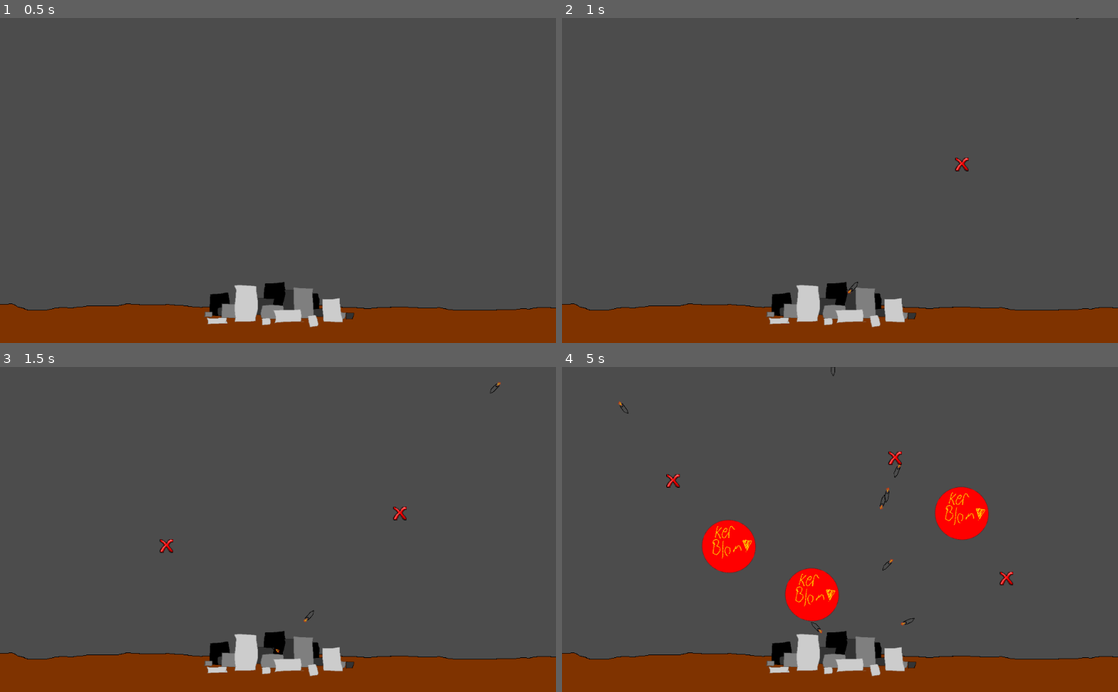
Above: before the commit, frames 1-4 (two rows, left to right).
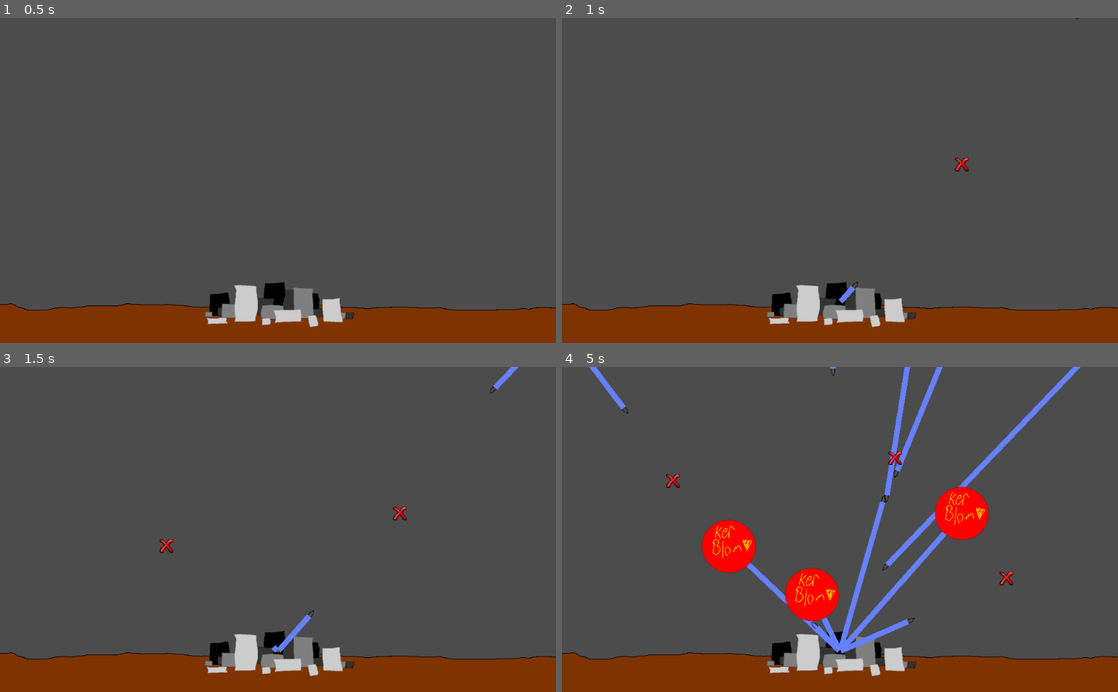
Above: after the commit, the same moments.

Repository: aJns/godot_missile_defence
Game: Godot game, scene res://MissileDefense.tscn
Same seed, same stepped clock (60 frames per second), same inputs: the game is played once before the commit and once after it.
Inputs (mouse positions are in pixels of both pictures, inside the frame that each line leads up to):
- Up to frame 1 (0.5 s): no input
- Up to frame 2 (1 s): tap Enter at 0.5 s; move the mouse to (962, 164) at 0.52 s; click (962, 164) at 0.6 s
- Up to frame 3 (1.5 s): tap Space at 1.25 s; move the mouse to (166, 545) at 1.27 s; click (166, 545) at 1.35 s
- Up to frame 4 (5 s): move the mouse to (895, 458) at 2.02 s; click (895, 458) at 2.1 s; move the mouse to (812, 594) at 2.77 s; click (812, 594) at 2.85 s; move the mouse to (1006, 578) at 3.52 s; click (1006, 578) at 3.6 s; move the mouse to (673, 480) at 4.27 s; click (673, 480) at 4.35 s

Frame 1 is identical in both runs. In frame 2, less than 0.1% of the frame differs, in the area x 49-53%, y 82-88%; in frame 3, 0.3%; in frame 4, 3.3%, in the area x 4-94%, y 0-89%.

Commit message:
Add preliminary chemtrails

Diff:
--- /dev/null
+++ b/Chemtrail.gd
@@ -0,0 +1,34 @@
+extends Line2D
+
+# Declare member variables here. Examples:
+# var a = 2
+# var b = "text"
+var should_fade = false
+var fade_timer = 10
+var current_end_pos: Vector2
+
+# Called when the node enters the scene tree for the first time.
+func _ready():
+	pass # Replace with function body.
+
+# Called every frame. 'delta' is the elapsed time since the previous frame.
+func _process(delta):
+	if should_fade:
+		fade_timer -= delta
+
+		if fade_timer < 0:
+			self.queue_free()
+
+
+func fade_away():
+	should_fade = true
+
+
+func set_start_pos(start_pos: Vector2):
+	current_end_pos = start_pos
+
+
+func update_end_pos(end_pos: Vector2):
+	if current_end_pos.distance_to(end_pos) > 1:
+		add_point(end_pos)
+		current_end_pos = end_pos
--- /dev/null
+++ b/Chemtrail.tscn
@@ -0,0 +1,7 @@
+[gd_scene load_steps=2 format=2]
+
+[ext_resource path="res://Chemtrail.gd" type="Script" id=1]
+
+[node name="Chemtrail" type="Line2D"]
+texture_mode = 3080292
+script = ExtResource( 1 )
--- a/DefenseMissileLauncher.gd
+++ b/DefenseMissileLauncher.gd
@@ -19,6 +19,6 @@
 
 		msl.position = self.position
 		var flight_dir = msl.position.direction_to(target)
-		msl.init(flight_dir, 100, target, true)
 		get_node("/root").add_child(msl) # For some reason if add as child to missile_defense to missile is invisible
 		# TODO: find out why ^^
+		msl.init(flight_dir, 100, target, true)
--- a/MissileSpawner.gd
+++ b/MissileSpawner.gd
@@ -59,5 +59,5 @@
 	var flight_dir = node.position.direction_to(target)
 
 	var speed = rng.randf_range(AVG_MISSILE_SPEED-MSL_SPEED_VAR, AVG_MISSILE_SPEED+MSL_SPEED_VAR)
+	add_child(node)
 	node.init(flight_dir, speed, Vector2(9999, 9999), false)
-	add_child(node)
--- a/Projectile.gd
+++ b/Projectile.gd
@@ -16,6 +16,9 @@
 var target_sprite: Sprite
 var target_scene = preload("res://Target.tscn")
 
+var chemtrail_scene = preload("res://Chemtrail.tscn")
+var chemtrail: Line2D
+
 
 # Called when the node enters the scene tree for the first time.
 func _ready():
@@ -28,6 +31,10 @@
 	self.target = target
 	self.draw_target = draw_target
 
+	self.chemtrail = chemtrail_scene.instance()
+	get_node("/root").add_child(chemtrail)
+	chemtrail.set_start_pos(self.position)
+
 
 func explode():
 	self.remove_from_group("projectiles")	# Gotta do this, so we don't reference this missile anymore
@@ -36,6 +43,7 @@
 	get_node("/root").add_child(exp_node)
 	if target_sprite:
 		target_sprite.queue_free()
+	chemtrail.fade_away()
 	self.queue_free()
 
 
@@ -53,6 +61,7 @@
 func move(delta):
 	self.translate(delta*velocity)
 	self.look_at(position+velocity)
+	self.chemtrail.update_end_pos(self.position)
 
 
 # Called every frame. 'delta' is the elapsed time since the previous frame.
